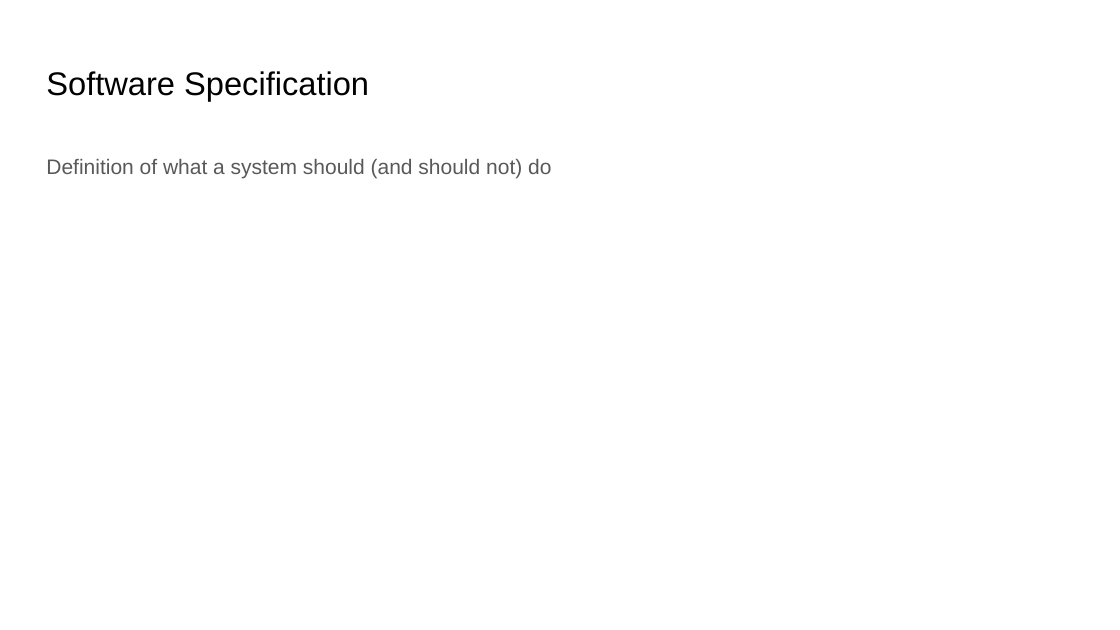
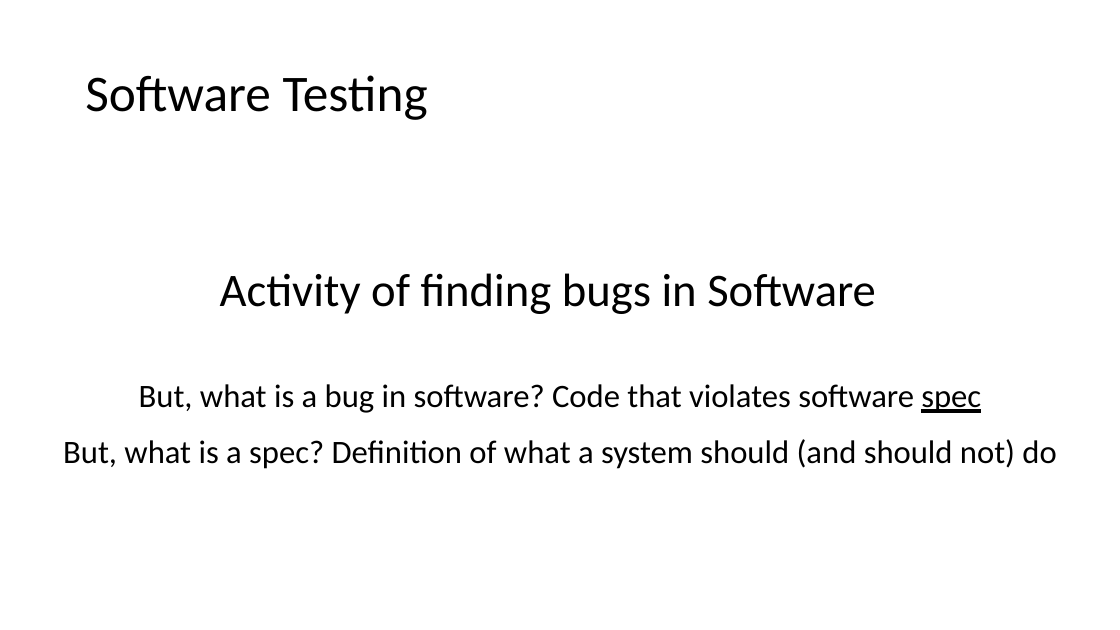
Before and after one commit to damorim/testing-cin-minicourse, a slide deck: slide 4 of testing-minicourse.pptx (slide 18 before the commit). Drawn at 1120x630 pixels with LibreOffice and Linux fonts; fonts in the diff are those of the drawing. Boxes give left, top, right and bottom in pixels: in the first picture for what was removed or moved away, otherwise in the second. Text is boxed around its words. In the diff, an @@ line names an element or a change of style, - is before the commit and + after.

```diff
--- a/testing-minicourse.pptx
+++ b/testing-minicourse.pptx
@@ text "Software Testing" at (85,75,428,120): vertical alignment top to middle @@
@@ text at (85,75,428,120): text changed; size 28 to 44 pt; font Arial to Calibri @@
-Software Specification
+Software Testing
@@ text added at (220,273,876,314), 40 pt, text #000000 @@
+Activity of finding bugs in Software
@@ text added at (139,384,981,413), 28 pt, text #000000 @@
+But, what is a bug in software? Code that violates software spec
@@ text at (63,439,1056,469): text changed; size 18 to 28 pt; font Arial to Calibri; text colour #595959 to #000000 @@
-Definition of what a system should (and should not) do
+But, what is a spec? Definition of what a system should (and should not) do
```
Also in this commit, not shown: 20 other slides changed, 45 slides added, 18 slides removed.
